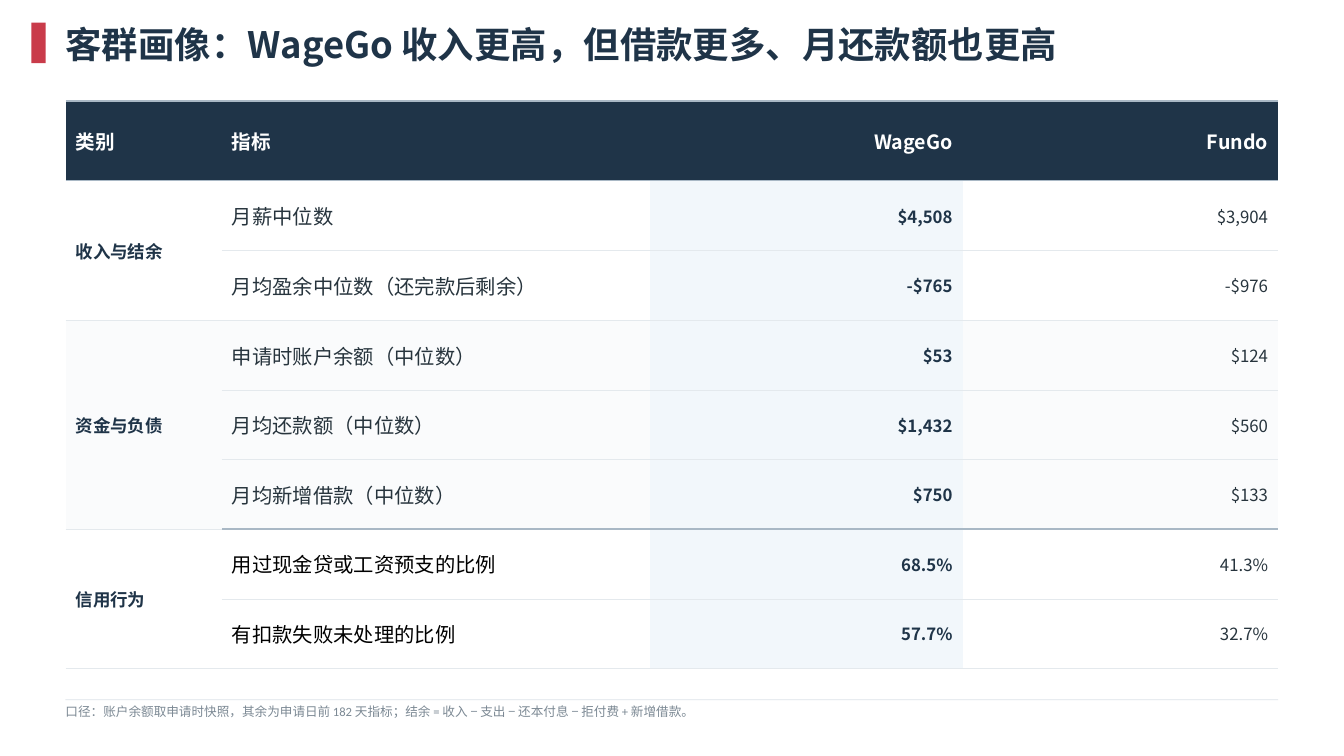
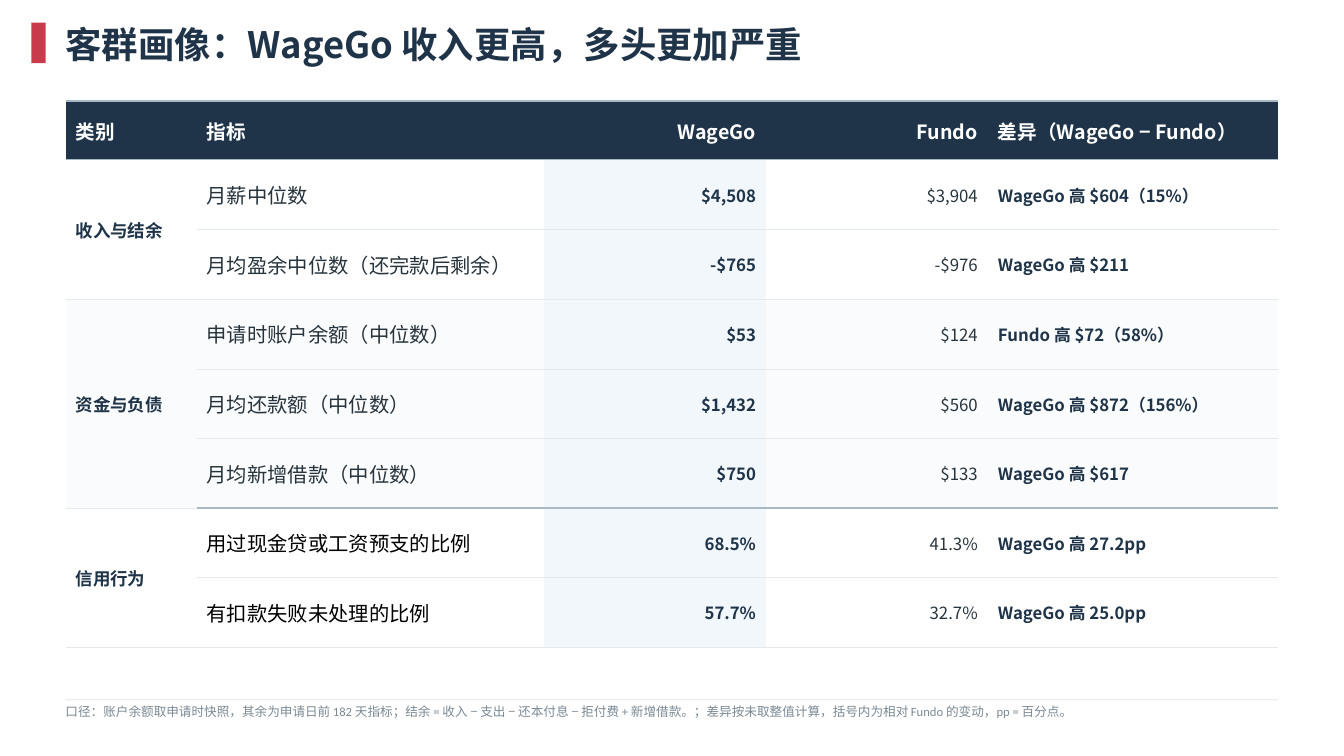
Before and after one commit to EliamZhang/Nov-MBR, a slide deck: slide 5 of model part_优化版_v2.pptx. Drawn at 1344x756 pixels with LibreOffice and Linux fonts; fonts in the diff are those of the drawing; background and template pictures are left out. Boxes give left, top, right and bottom in pixels: in the first picture for what was removed or moved away, otherwise in the second. Text is boxed around its words. In the diff, an @@ line names an element or a change of style, - is before the commit and + after.

```diff
--- a/model part_优化版_v2.pptx
+++ b/model part_优化版_v2.pptx
@@ text at (65, 26, 803, 67): text changed @@
-客群画像：WageGo 收入更高，但借款更多、月还款额也更高
+客群画像：WageGo 收入更高，多头更加严重
@@ table at (66, 101, 1278, 647) @@
+column 5: 差异（WageGo − Fundo） | WageGo 高 $604（15%） | WageGo 高 $211 | Fundo 高 $72（58%） | WageGo 高 $872（156%） | WageGo 高 $617 | WageGo 高 27.2pp | WageGo 高 25.0pp
@@ text at (65, 705, 1072, 718): text changed @@
-口径：账户余额取申请时快照，其余为申请日前 182 天指标；结余 = 收入 − 支出 − 还本付息 − 拒付费 + 新增借款。
+口径：账户余额取申请时快照，其余为申请日前 182 天指标；结余 = 收入 − 支出 − 还本付息 − 拒付费 + 新增借款。；差异按未取整值计算，括号内为相对 Fundo 的变动，pp = 百分点。
```
Also in this commit, not shown: 1 other slide changed.
